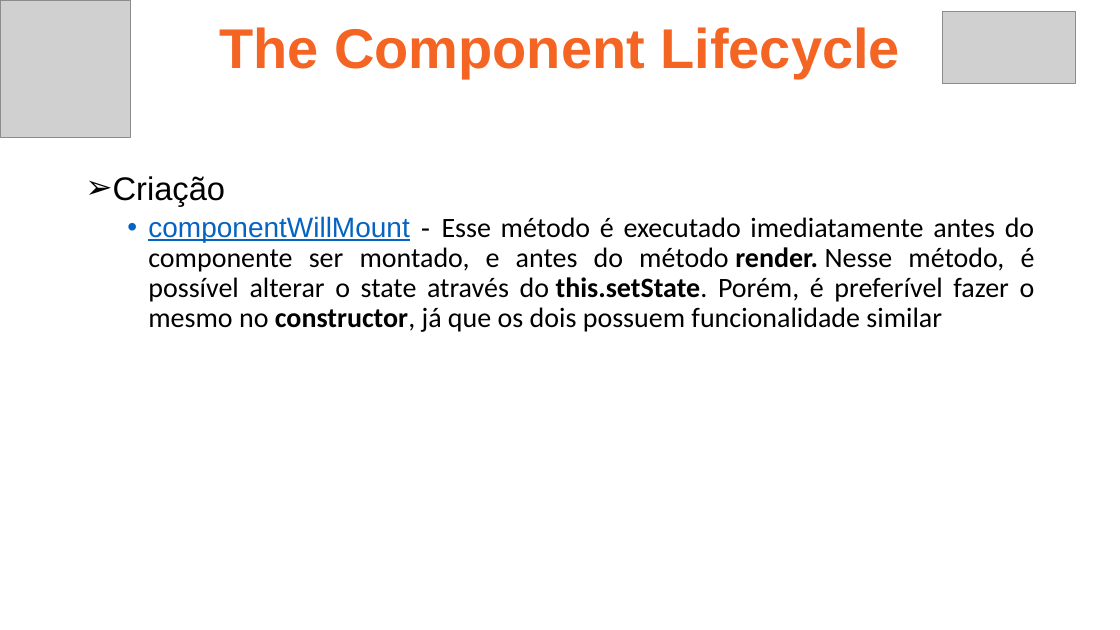
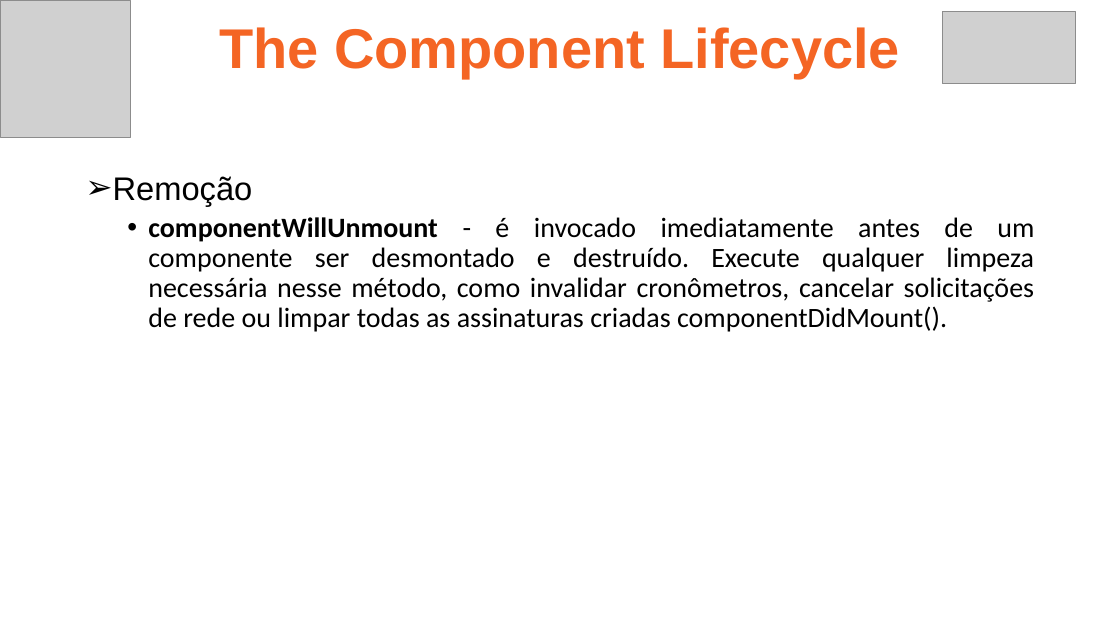
Before and after one commit to ruan4f/Treinamento_Node_React, a slide deck: slide 19 of material/ReactAula1.pptx (slide 17 before the commit). Drawn at 1120x630 pixels with LibreOffice and Linux fonts; fonts in the diff are those of the drawing; grey boxes stand for pictures. Boxes give left, top, right and bottom in pixels: in the first picture for what was removed or moved away, otherwise in the second. Text is boxed around its words. In the diff, an @@ line names an element or a change of style, - is before the commit and + after.

```diff
--- a/material/ReactAula1.pptx
+++ b/material/ReactAula1.pptx
@@ text at box(113, 176, 1034, 332): text changed @@
-➢ Criação
-  • componentWillMount - Esse método é executado imediatamente antes do componente ser montado, e antes do método render. Nesse método, é possível alterar o state através do this.setState. Porém, é preferível fazer o mesmo no constructor, já que os dois possuem funcionalidade similar
+➢ Remoção
+  • componentWillUnmount - é invocado imediatamente antes de um componente ser desmontado e destruído. Execute qualquer limpeza necessária nesse método, como invalidar cronômetros, cancelar solicitações de rede ou limpar todas as assinaturas criadas componentDidMount().
```
Also in this commit, not shown: 3 other slides changed, 4 slides added, 4 other files.
